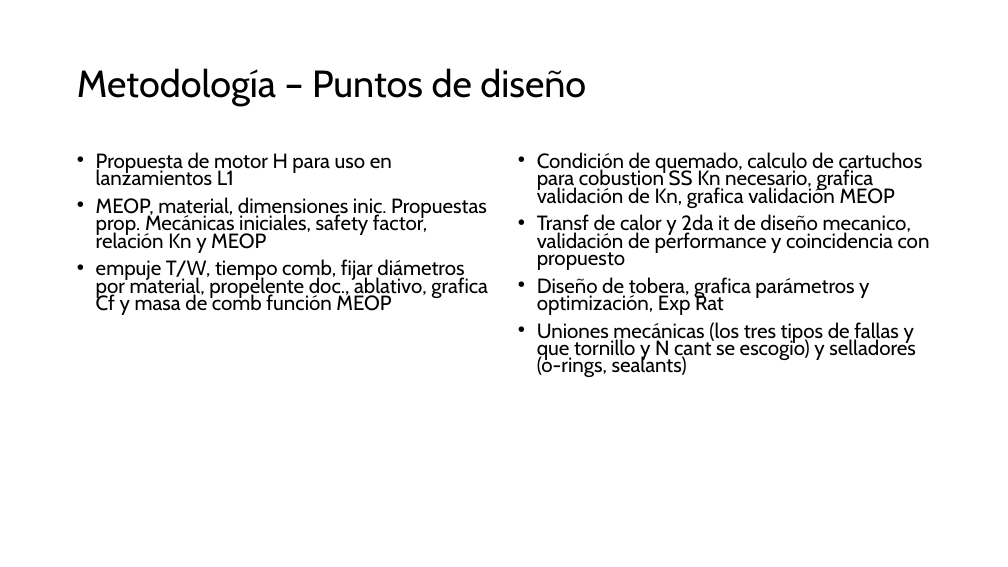
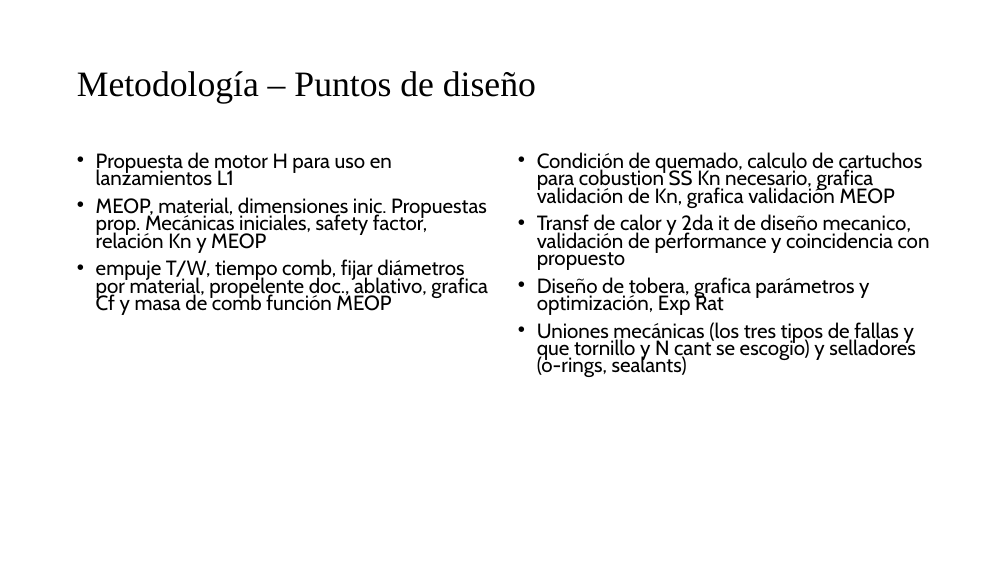
Before and after one commit to Archimedean2345/The-thermal-repository, a slide deck: slide 5 of PFlammam - Lucia V1 rev3/PFlammam - Lucia V1 - technical presentation.pptx. Drawn at 1008x567 pixels with LibreOffice and Linux fonts; fonts in the diff are those of the drawing. Boxes give left, top, right and bottom in pixels: in the first picture for what was removed or moved away, otherwise in the second. Text is boxed around its words. In the diff, an @@ line names an element or a change of style, - is before the commit and + after.

```diff
--- a/PFlammam - Lucia V1 rev3/PFlammam - Lucia V1 - technical presentation.pptx
+++ b/PFlammam - Lucia V1 rev3/PFlammam - Lucia V1 - technical presentation.pptx
@@ title "Metodología – Puntos de diseño" at (77,71,536,104): size 36 to 34 pt, font Cabin to Times New Roman @@
```
Also in this commit, not shown: 1 other slide changed.
